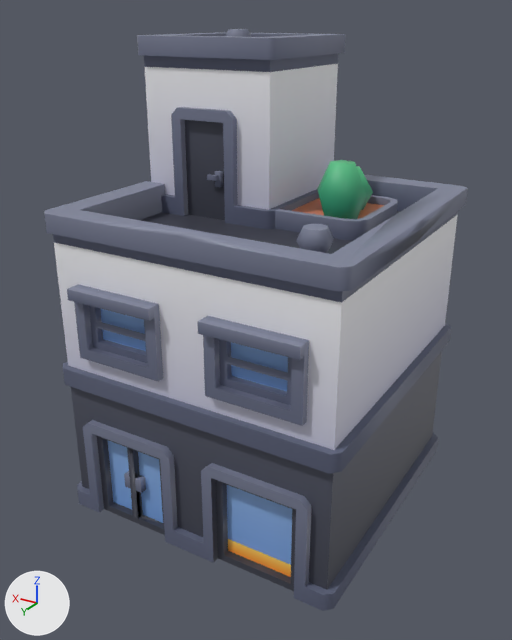
Before and after pictures for a commit that changed the FBX model Assets/Art/ThirdParty/Kenney/CityCommercial/Models/building-d.fbx.
One viewpoint serves both versions: a 50 mm camera at (-0.935, 1.637, 1.331) aimed at (0.011, 0.059, 0.542). The lights are fixed; the arrows at lower left show +X, +Y and +Z. The first picture is the older version. Where no turn or scale is listed for an object, it has been applied to the vertices.

The older version as bpy lines, for what is in view:
```python
mat_colormap = principled_material('colormap')
mat_colormap.texture = img_colormap_png  # with its transparency
me_scene = bpy.data.meshes.new('Scene')
me_scene.from_pydata(...)  # 635 vertices, 1086 faces; spans x -0.42..0.42, y -0.45..0.45, z 0.0..1.293
me_scene.materials.append(mat_colormap)  # picture img_colormap_png
ob_building_d = bpy.data.objects.new('building-d', me_scene)
ob_building_d.location = (0.0, 0.0, 0.0)
```
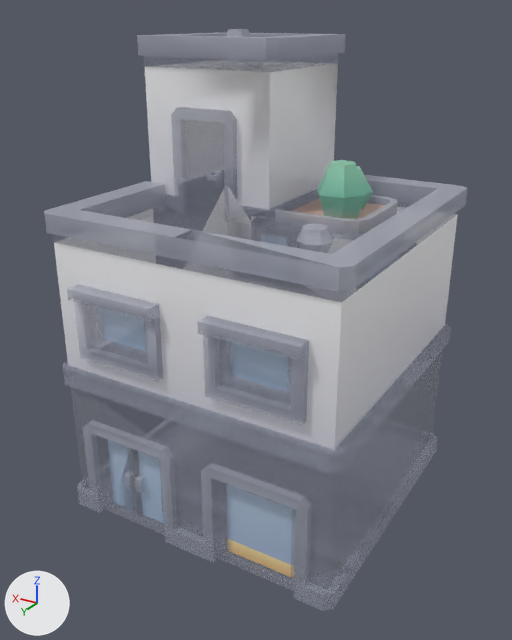
Where the change shows, as pixel boxes [x1, y1, x2, y2] in the pictures (512 x 640 px):
'building-d', surface changed, reshaped: before [44, 29, 468, 611]; after [44, 29, 468, 578]
part 1 of me_scene, cut back: before [55, 215, 457, 450]; after [44, 29, 468, 578]

Patch to the scene script:
```diff
--- a/Assets/Art/ThirdParty/Kenney/CityCommercial/Models/building-d.fbx.py
+++ b/Assets/Art/ThirdParty/Kenney/CityCommercial/Models/building-d.fbx.py
@@ img_colormap_png @@
-img_colormap_png = load_image('colormap.png', 'Textures/colormap.png', 512, 512, 'sRGB')
+img_colormap_png = load_image('colormap.png', 'Textures/colormap.png', 512, 512, 'Non-Color')
@@ mat_colormap @@
 n0 = _N.new('ShaderNodeBsdfPrincipled'); n0.name = 'Principled BSDF'
+n0.inputs[2].default_value = 0.553  # 'Roughness'
 n1 = _N.new('ShaderNodeOutputMaterial'); n1.name = 'Material Output'
@@ mat_colormap @@
 n2 = _N.new('ShaderNodeTexImage'); n2.name = 'Image Texture'
 n2.image = img_colormap_png
+n3 = _N.new('ShaderNodeTexImage'); n3.name = 'Image Texture.001'
+n3.image = img_colormap_png
 _L.new(n2.outputs[0], n0.inputs[0])  # 'Color' to 'Base Color'
-_L.new(n2.outputs[1], n0.inputs[4])  # 'Alpha' to 'Alpha'
 _L.new(n0.outputs[0], n1.inputs[0])  # 'BSDF' to 'Surface'
+_L.new(n3.outputs[0], n0.inputs[4])  # 'Color' to 'Alpha'
@@ me_scene @@
 # used by ob_building_d; location = (0.0, 0.0, 0.0)
-me_scene.from_pydata(...)  # 635 vertices, 1086 faces; spans x -0.42..0.42, y -0.45..0.45, z 0.0..1.293
+me_scene.from_pydata(...)  # 3206 vertices, 3322 faces; spans x -0.42..0.42, y -0.45..0.45, z 0.0..1.293
+# me_scene part 1: 5 vertices removed from x -0.4..0.4, y -0.39..0.41, z 0.0..0.8; 2576 vertices added at x -0.42..0.42, y -0.45..0.45, z 0.0..1.293
 me_scene.materials.append(mat_colormap)
```
